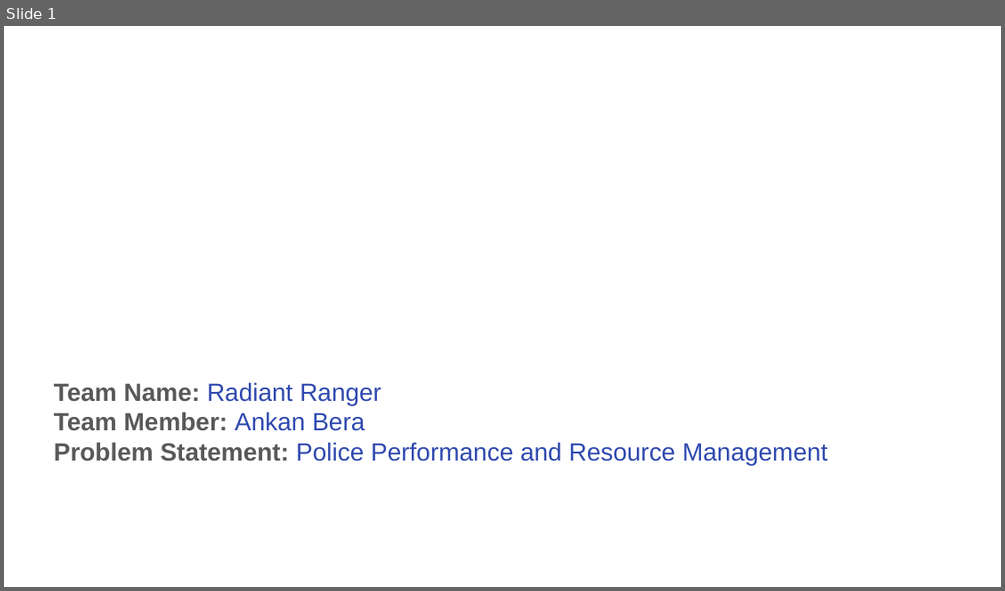
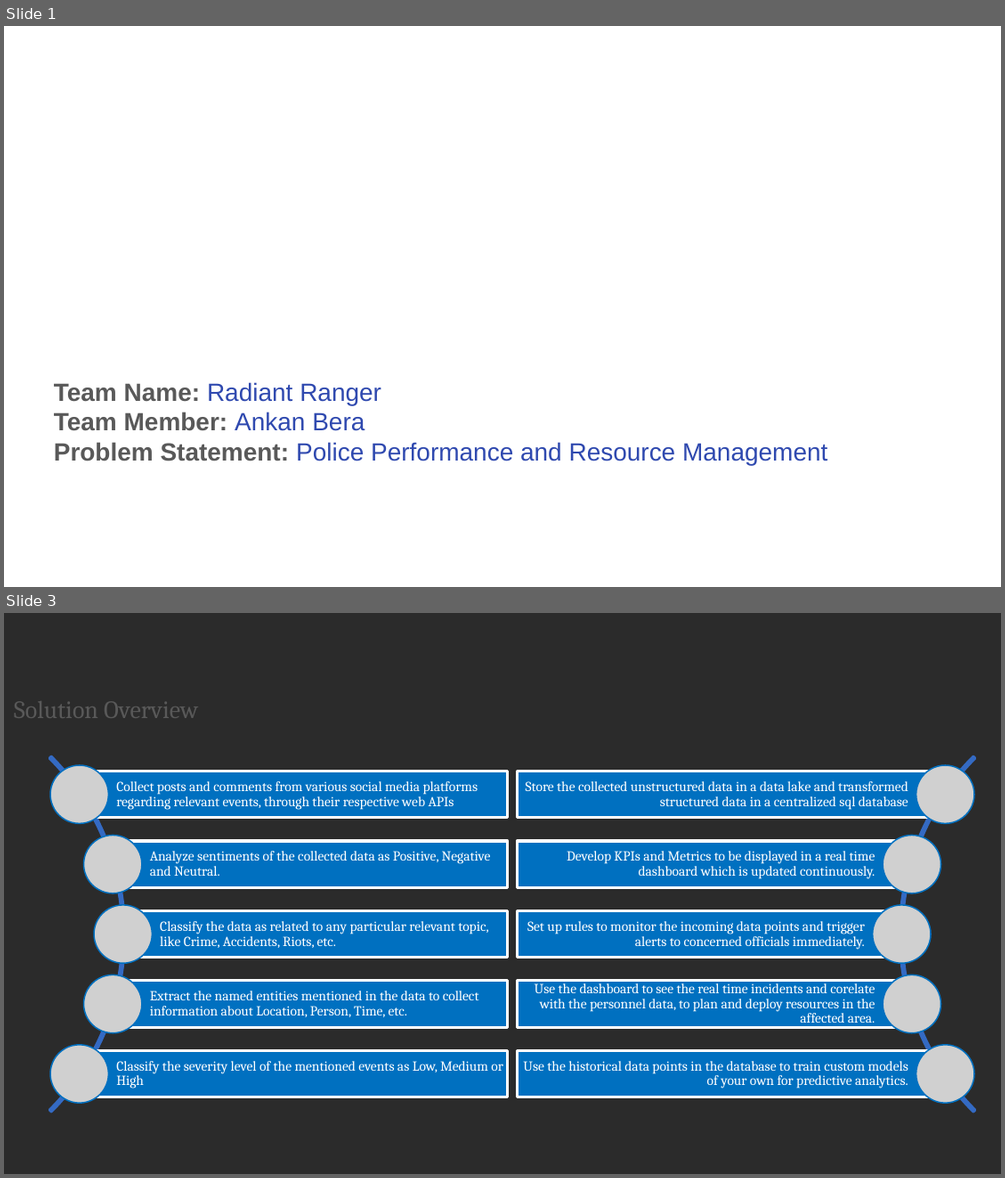
Before and after one commit to Ankan54/ksp-hackathon-radiant-ranger, a slide deck: radiant_ranger_ksp_datathon_prototype_round.pptx. Shown one above the other, each under a label of ours: slide 1 before the commit, slides 1 and 3 after it; the slides between them are not shown. The pictures are 1005x591 and 1005x1178 pixels, drawn with LibreOffice and Linux fonts; fonts in the diff are those of the drawing; grey boxes stand for pictures; background and template pictures are left out; a plain dark background stands for a picture behind light text. Boxes give left, top, right and bottom in pixels: in the first picture for what was removed or moved away, otherwise in the second. Text is boxed around its words. In the diff, an @@ line names an element or a change of style, - is before the commit and + after.

Commit message:
adding updated dashboard and sample data

```diff
--- a/radiant_ranger_ksp_datathon_prototype_round.pptx
+++ b/radiant_ranger_ksp_datathon_prototype_round.pptx
@@ slide 3 added at (4, 613, 1001, 1174), background picture (left out) @@
@@ text added at (14, 701, 198, 718), 18 pt, text #595959 @@
+Solution Overview
@@ group added at (4, 682, 508, 1174): 5 rectangles, 5 texts, 5 pictures, 1 arch (boxed as its full ring) @@
+Collect posts and comments from various social media platforms regarding relevant events, through their respective web APIs
+Analyze sentiments of the collected data as Positive, Negative and Neutral.
+Classify the data as related to any particular relevant topic, like Crime, Accidents, Riots, etc.
+Extract the named entities mentioned in the data to collect information about Location, Person, Time, etc.
+Classify the severity level of the mentioned events as Low, Medium or High
@@ group added at (518, 682, 1001, 1174): 5 rectangles, 5 texts, 5 pictures, 1 arch (boxed as its full ring) @@
+Store the collected unstructured data in a data lake and transformed structured data in a centralized sql database
+Develop KPIs and Metrics to be displayed in a real time dashboard which is updated continuously.
+Set up rules to monitor the incoming data points and trigger alerts to concerned officials immediately.
+Use the dashboard to see the real time incidents and corelate with the personnel data, to plan and deploy resources in the affected area.
+Use the historical data points in the database to train custom models of your own for predictive analytics.
```
Also in this commit, not shown: 1 slide changed, 3 other slides added, 3 slides removed, 3 other files.
